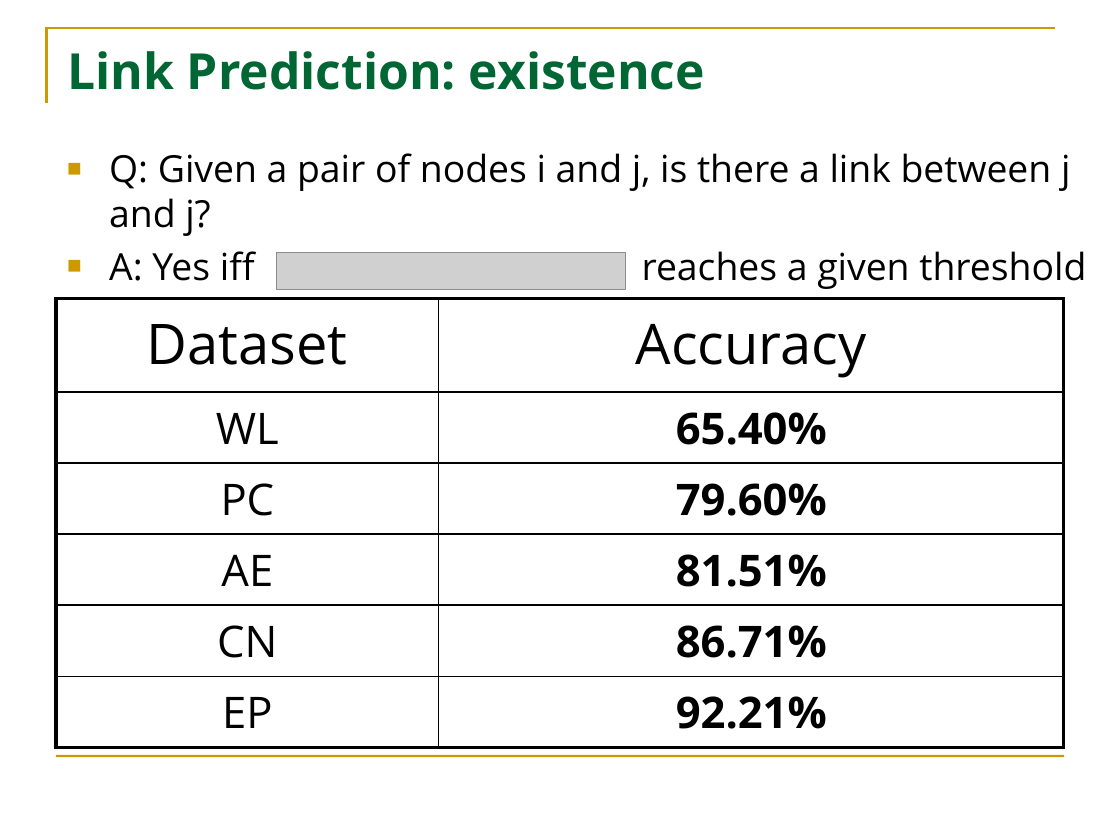
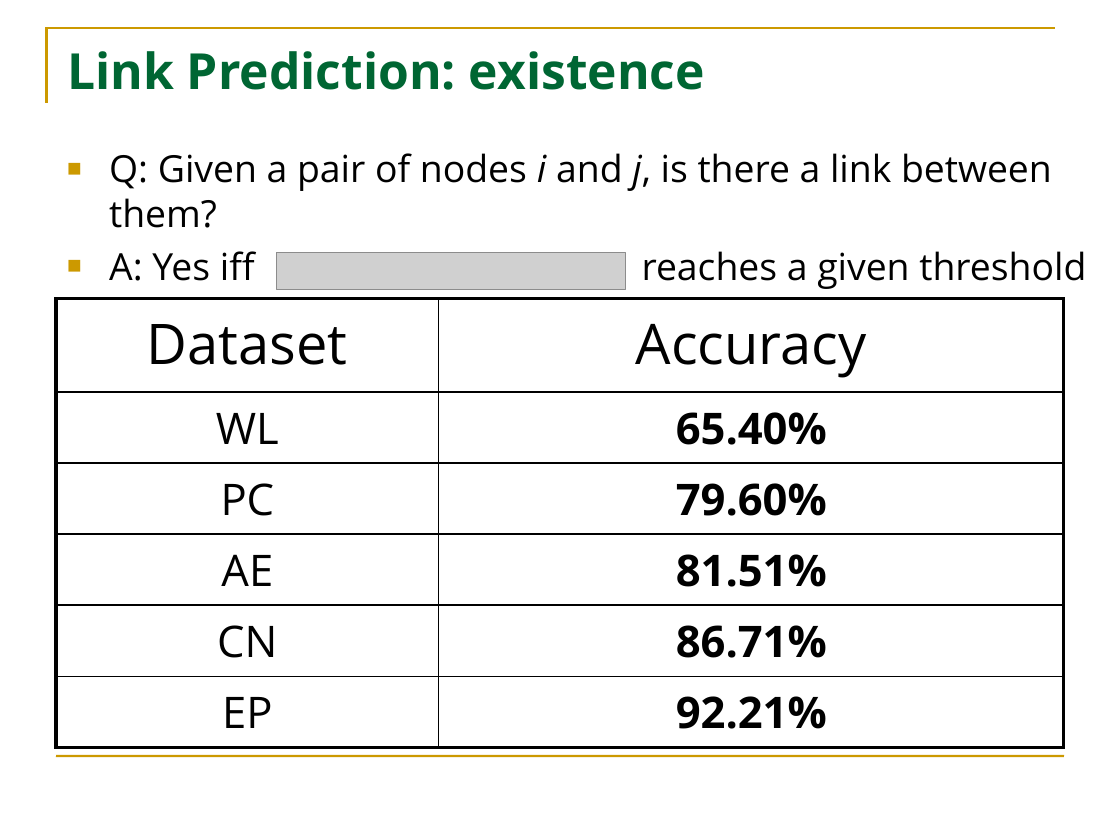
Before and after one commit to HuanSGT/rw-dir-prox, a slide deck: slide 18 of Random Walk based Proximity Measures in Directed Graphs.pptx. Drawn at 1120x840 pixels with LibreOffice and Linux fonts; fonts in the diff are those of the drawing; grey boxes stand for pictures. Boxes give left, top, right and bottom in pixels: in the first picture for what was removed or moved away, otherwise in the second. Text is boxed around its words. In the diff, an @@ line names an element or a change of style, - is before the commit and + after.

```diff
--- a/Random Walk based Proximity Measures in Directed Graphs.pptx
+++ b/Random Walk based Proximity Measures in Directed Graphs.pptx
@@ text at box(109, 153, 1052, 228): text changed @@
-■ Q: Given a pair of nodes i and j, is there a link between j and j?
+■ Q: Given a pair of nodes i and j, is there a link between them?
```
Also in this commit, not shown: 9 other slides changed.
